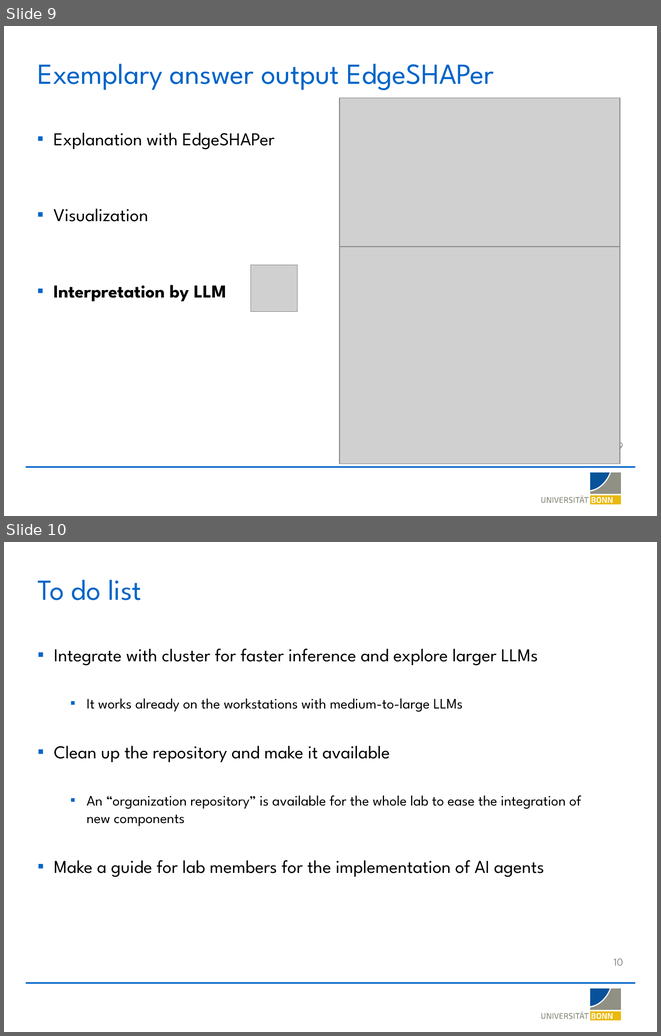
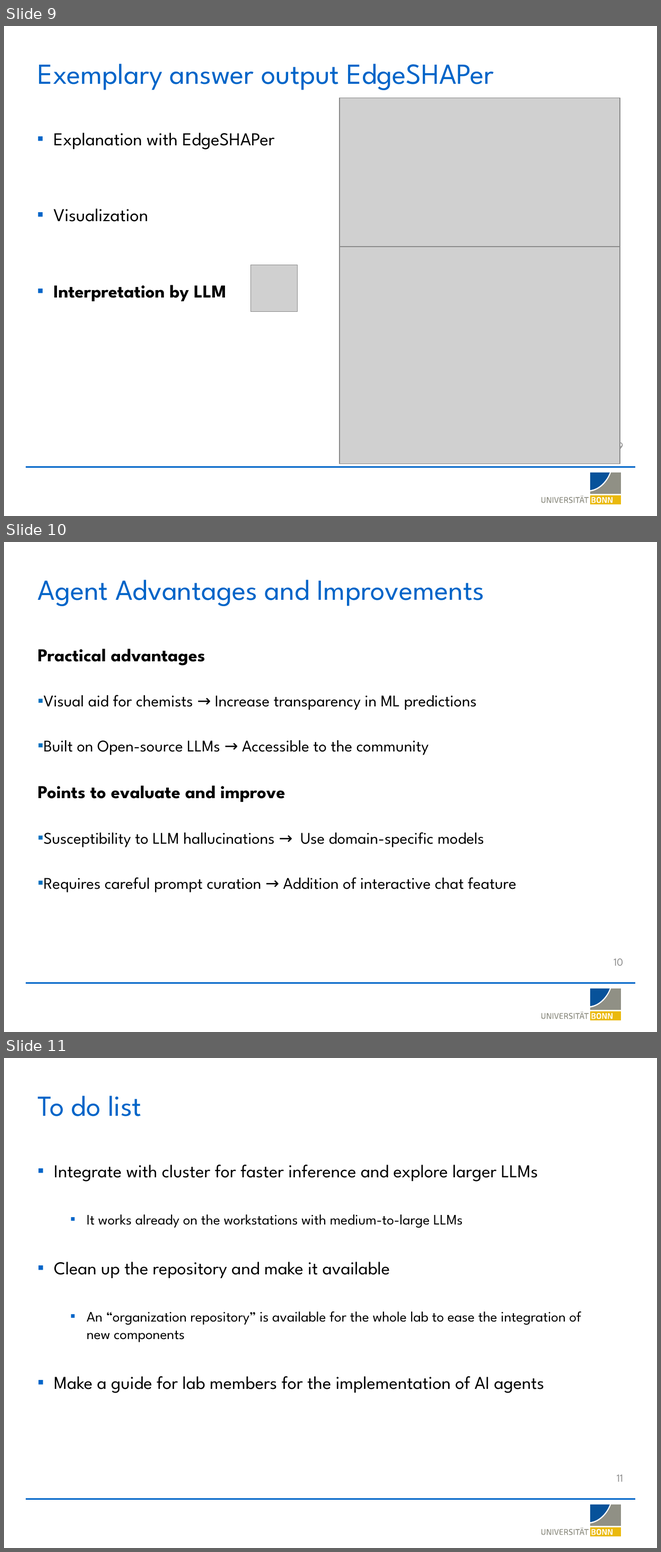
Before and after one commit to LSI-Uni-Bonn/ChemicHAL, a slide deck: slides/AI_Agent_Explainability.pptx. Shown one above the other, each under a label of ours: slides 9 and 10 before the commit, slides 9, 10 and 11 after it. The pictures are 661x1036 and 661x1552 pixels, drawn with LibreOffice and Linux fonts; fonts in the diff are those of the drawing; grey boxes stand for pictures; background and template pictures are left out. Boxes give left, top, right and bottom in pixels: in the first picture for what was removed or moved away, otherwise in the second. Text is boxed around its words. In the diff, an @@ line names an element or a change of style, - is before the commit and + after.

```diff
--- a/slides/AI_Agent_Explainability.pptx
+++ b/slides/AI_Agent_Explainability.pptx
@@ slide 10 added at [4, 542, 657, 1032], background #FFFFFF; not listed: 20 template elements that a slide beside it also shows @@
@@ title added at [37, 580, 484, 606], 32 pt, text #0064C8 @@
+Agent Advantages and Improvements
@@ text added at [38, 649, 516, 892], 18 pt, text #000000 @@
+Practical advantages
+▪ Visual aid for chemists → Increase transparency in ML predictions
+▪ Built on Open-source LLMs → Accessible to the community
+Points to evaluate and improve
+▪ Susceptibility to LLM hallucinations → Use domain-specific models
+▪ Requires careful prompt curation → Addition of interactive chat feature
@@ page number added at [614, 958, 623, 965], 12 pt, text #8B8B8B @@
+10
@@ what was slide 10 is now slide 11 @@
@@ page number at [617, 1474, 623, 1481]: text changed @@
-10
+11
```
Also in this commit, not shown: 2 slides changed, 1 other slide added, 2 other files.
